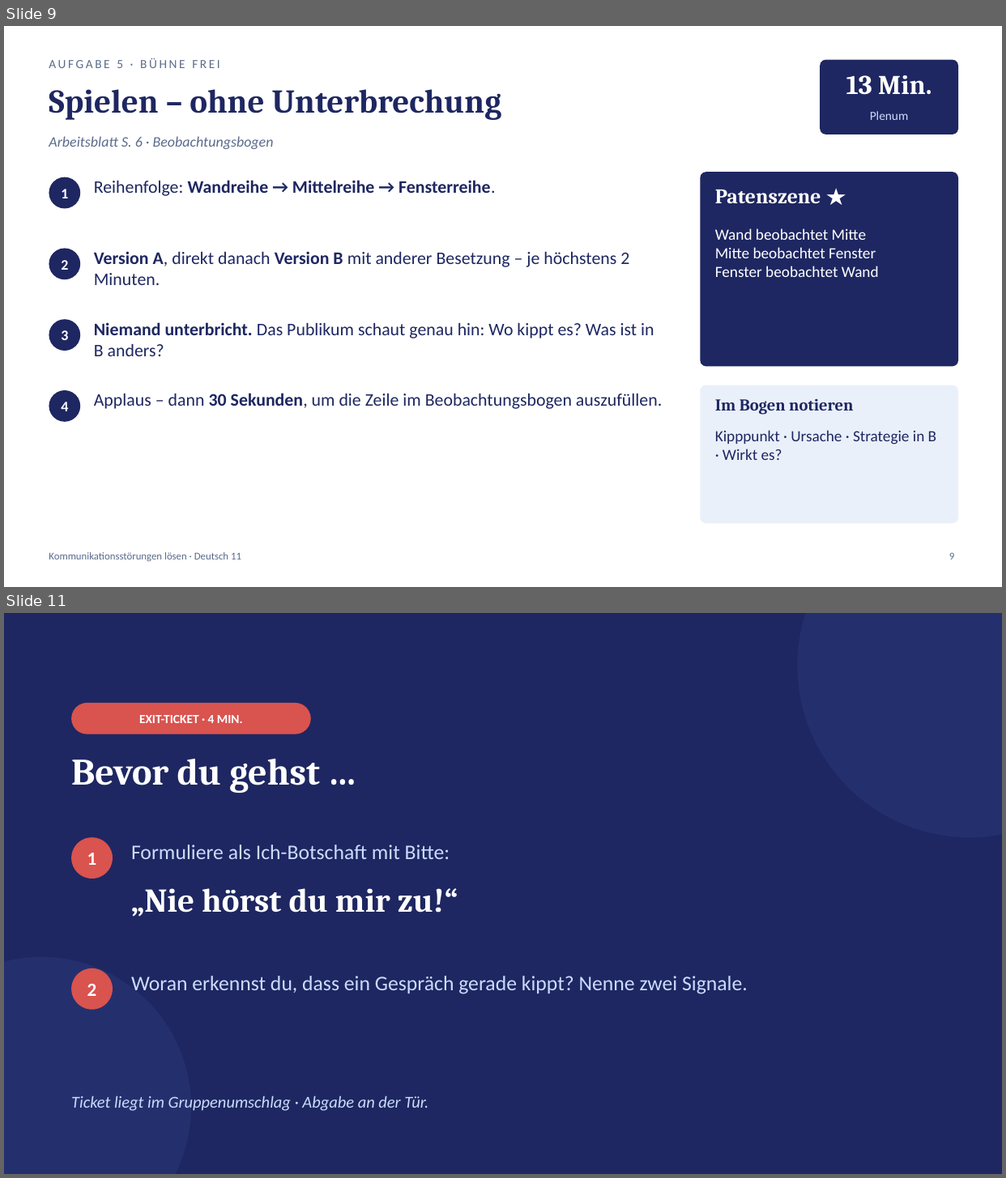
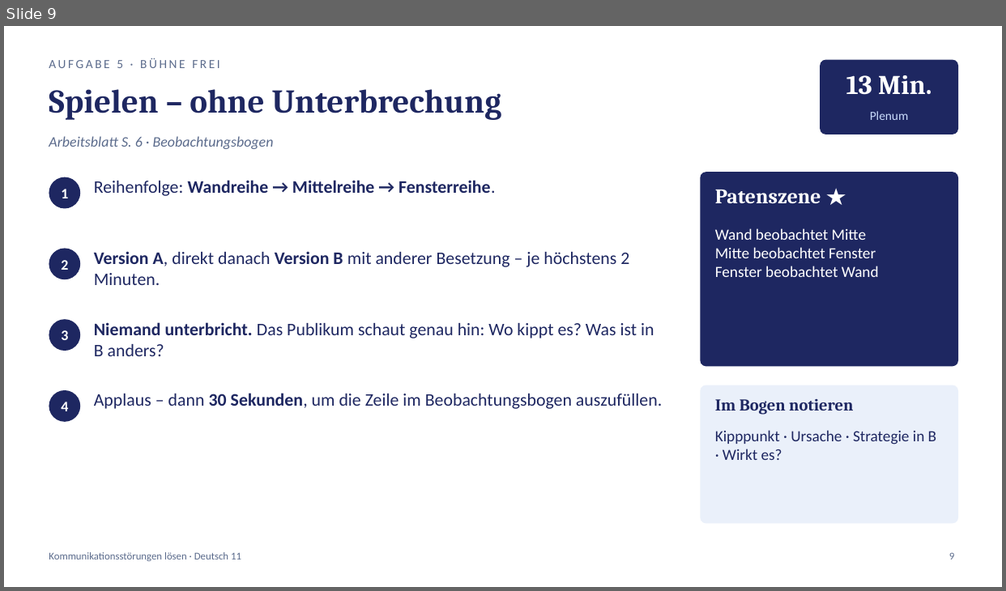
Before and after one commit to golzkonstantin-gif/Schule, a slide deck: Deutsch_11/Kommunikationsstoerungen_loesen/Praesentation_Kommunikationsstoerungen_loesen.pptx. Shown one above the other, each under a label of ours: slides 9 and 11 before the commit, slide 9 after it; the slides between them are not shown. The pictures are 1006x1178 and 1006x591 pixels, drawn with LibreOffice and Linux fonts; fonts in the diff are those of the drawing. Boxes give left, top, right and bottom in pixels: in the first picture for what was removed or moved away, otherwise in the second. Text is boxed around its words. In the diff, an @@ line names an element or a change of style, - is before the commit and + after.

```diff
--- a/Deutsch_11/Kommunikationsstoerungen_loesen/Praesentation_Kommunikationsstoerungen_loesen.pptx
+++ b/Deutsch_11/Kommunikationsstoerungen_loesen/Praesentation_Kommunikationsstoerungen_loesen.pptx
@@ slide 11 removed at bbox=[4, 613, 1002, 1174], background #1E2761 @@
@@ ellipse removed at bbox=[798, 613, 1002, 837] @@
@@ rounded rectangle removed at bbox=[71, 703, 311, 735] @@
@@ text removed at bbox=[139, 715, 243, 723] @@
-EXIT-TICKET · 4 MIN.
@@ text removed at bbox=[71, 759, 320, 793] @@
-Bevor du gehst …
@@ ellipse removed at bbox=[71, 837, 113, 879] @@
@@ text removed at bbox=[87, 853, 97, 865] @@
-1
@@ text removed at bbox=[131, 845, 450, 859] @@
-Formuliere als Ich-Botschaft mit Bitte:
@@ text removed at bbox=[131, 888, 458, 917] @@
-„Nie hörst du mir zu!“
@@ ellipse removed at bbox=[4, 957, 191, 1174] @@
@@ ellipse removed at bbox=[71, 969, 113, 1010] @@
@@ text removed at bbox=[131, 976, 748, 995] @@
-Woran erkennst du, dass ein Gespräch gerade kippt? Nenne zwei Signale.
@@ text removed at bbox=[87, 984, 97, 996] @@
-2
@@ text removed at bbox=[71, 1096, 428, 1111] @@
-Ticket liegt im Gruppenumschlag · Abgabe an der Tür.
```
Also in this commit, not shown: 4 slides changed, 2 slides added, 1 other slide removed, 8 other files.
